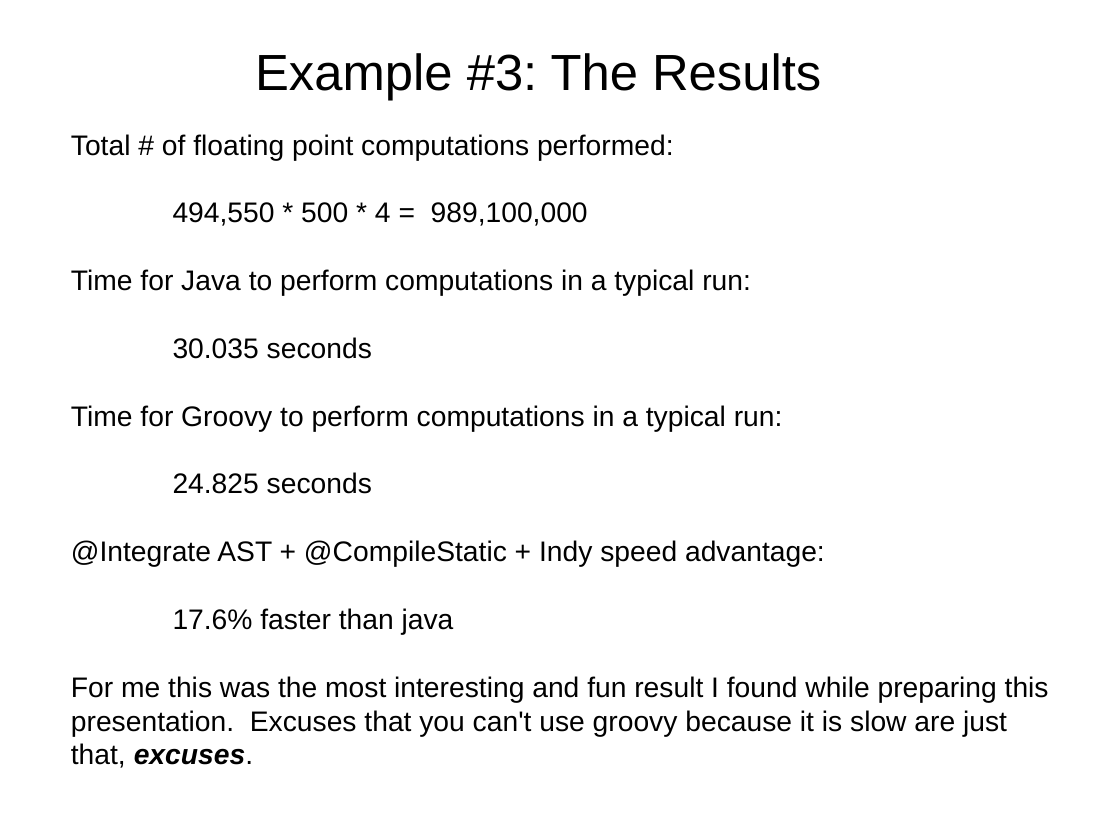
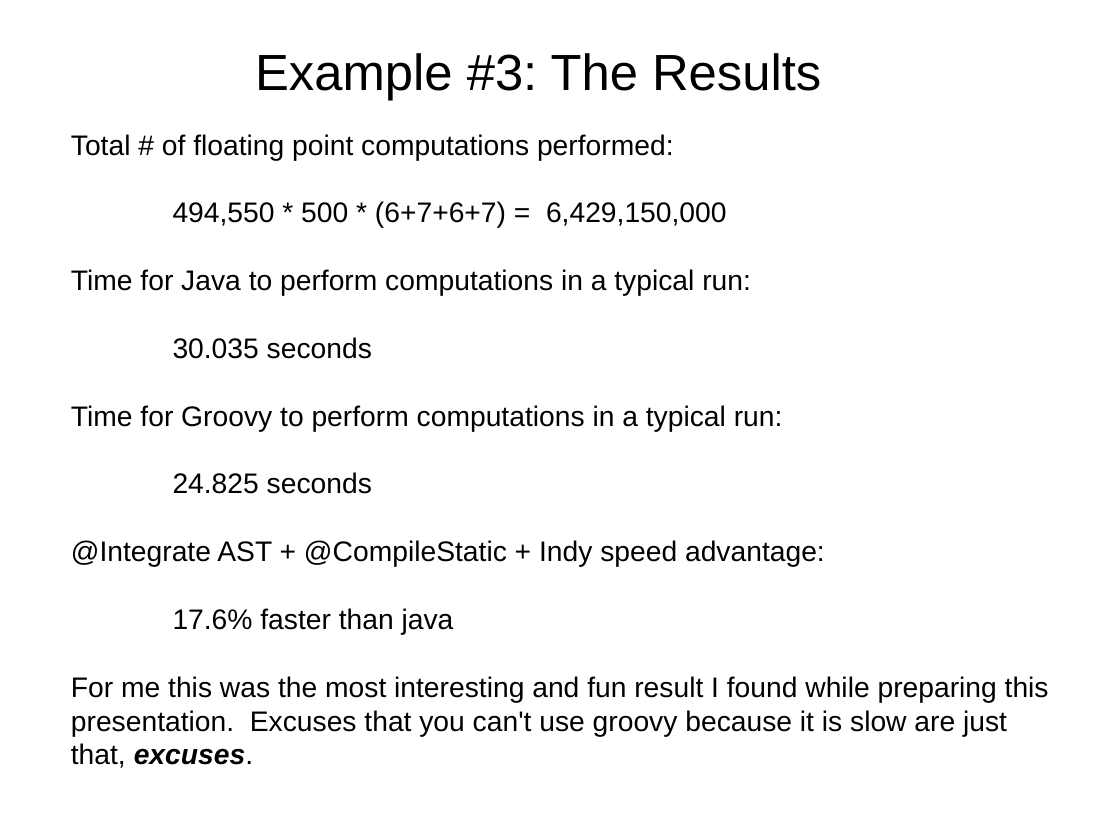
Before and after one commit to dwclark/AstTransformations, a slide deck: slide 32 of ast.odp (slide 31 before the commit). Drawn at 1120x840 pixels with LibreOffice and Linux fonts; fonts in the diff are those of the drawing. Boxes give left, top, right and bottom in pixels: in the first picture for what was removed or moved away, otherwise in the second. Text is boxed around its words. In the diff, an @@ line names an element or a change of style, - is before the commit and + after.

```diff
--- a/ast.odp
+++ b/ast.odp
@@ text at [173,201,727,228]: text changed @@
-494,550 * 500 * 4 = 989,100,000
+494,550 * 500 * (6+7+6+7) = 6,429,150,000
```
Also in this commit, not shown: 6 other slides changed, 1 slide added, 3 other files.
